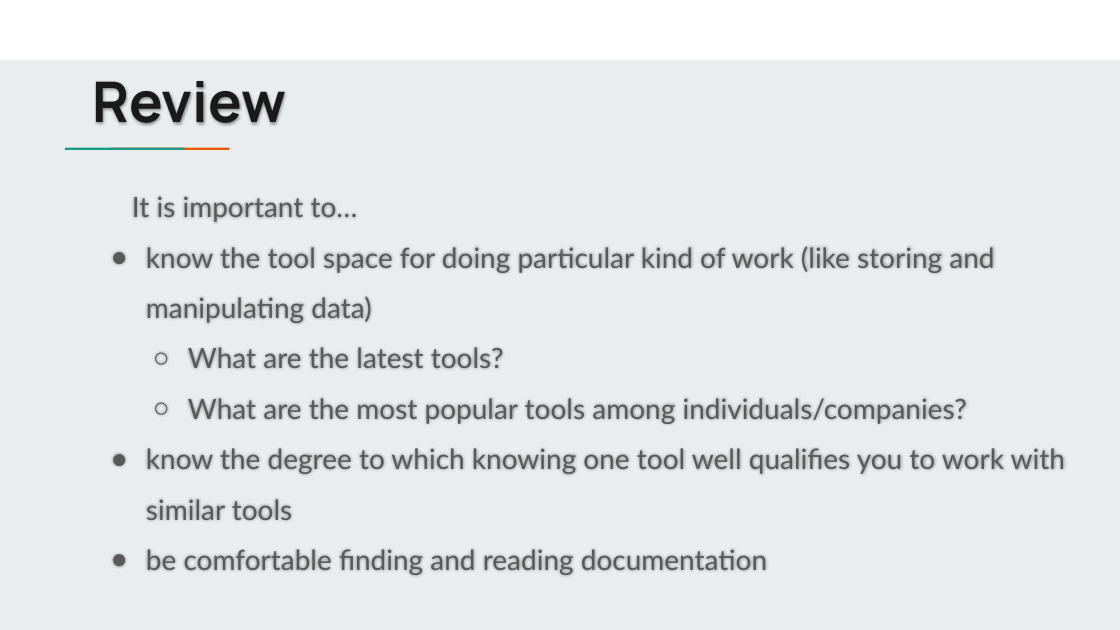
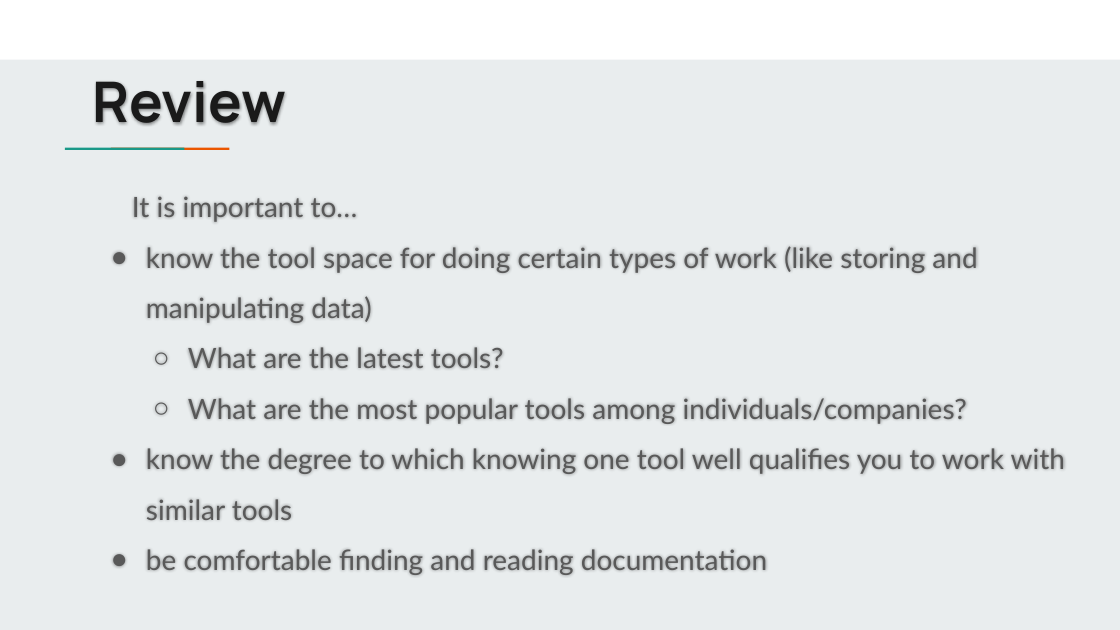
Before and after one commit to jbergmann56/OSDA-DataManipulationAndManagement, a slide deck: slide 5 of Lectures/Tools for Data Manipulation _ Management (8).pptx. Drawn at 1120x630 pixels with LibreOffice and Linux fonts; fonts in the diff are those of the drawing. Boxes give left, top, right and bottom in pixels: in the first picture for what was removed or moved away, otherwise in the second. Text is boxed around its words. In the diff, an @@ line names an element or a change of style, - is before the commit and + after.

```diff
--- a/Lectures/Tools for Data Manipulation _ Management (8).pptx
+++ b/Lectures/Tools for Data Manipulation _ Management (8).pptx
@@ subtitle at (146,246,977,323): text changed @@
-● know the tool space for doing particular kind of work (like storing and manipulating data)
+● know the tool space for doing certain types of work (like storing and manipulating data)
```
Also in this commit, not shown: 6 other slides changed, 15 other files.
